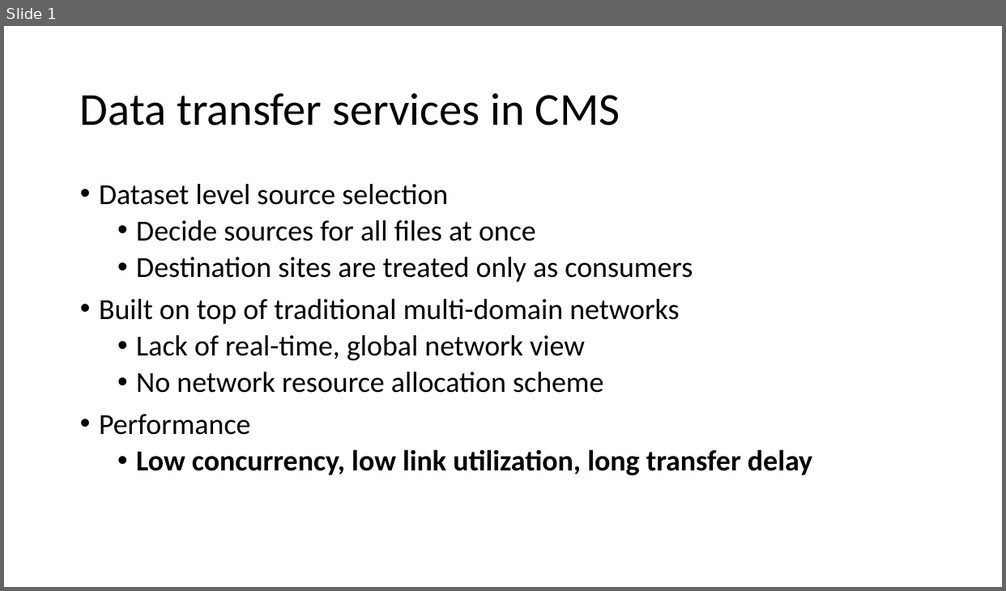
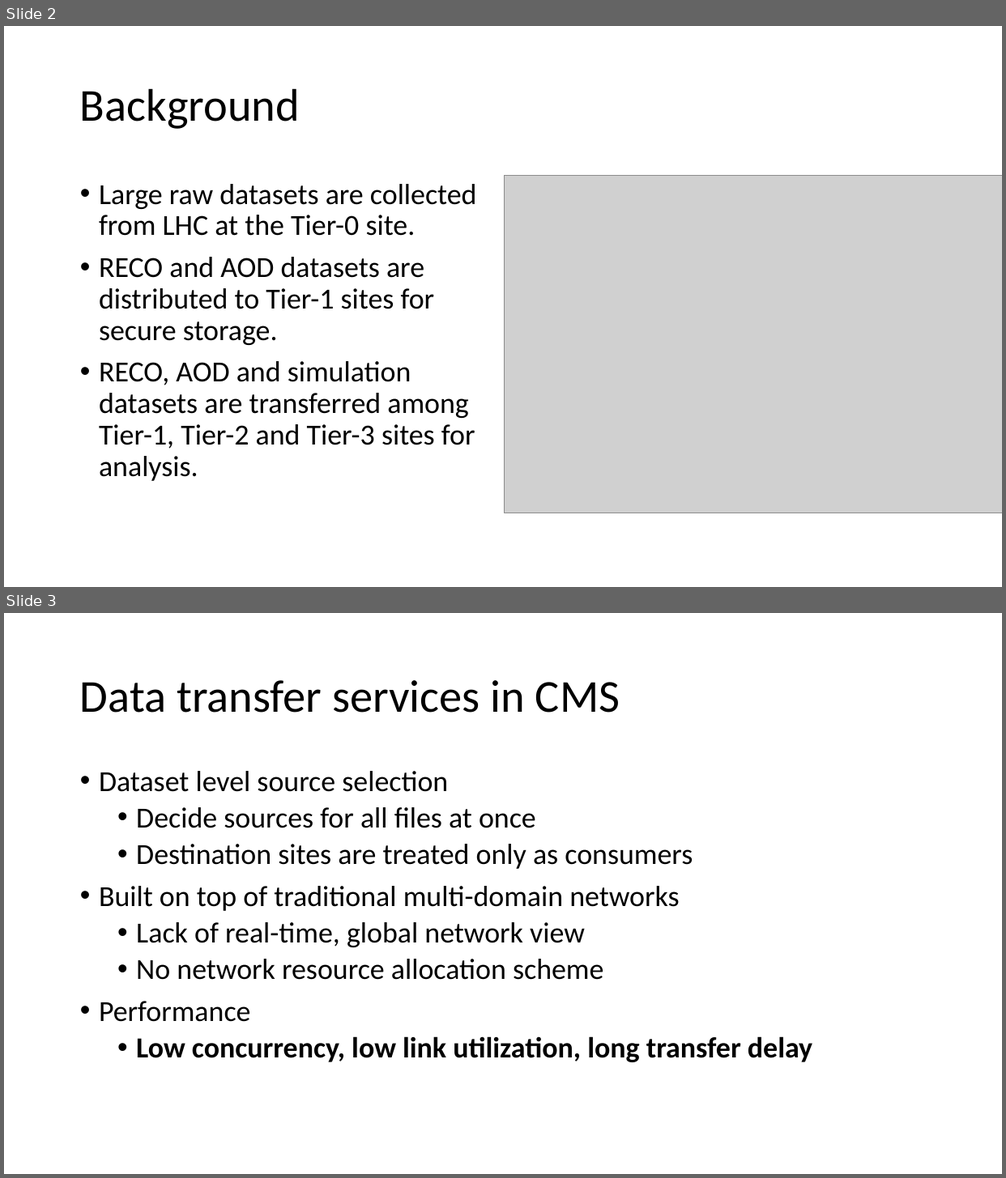
Before and after one commit to snlab/sc16, a slide deck: slides/cms-demo-v1.pptx. Shown one above the other, each under a label of ours: slide 1 before the commit, slides 2 and 3 after it. The pictures are 1006x591 and 1006x1178 pixels, drawn with LibreOffice and Linux fonts; fonts in the diff are those of the drawing; grey boxes stand for pictures. Boxes give left, top, right and bottom in pixels: in the first picture for what was removed or moved away, otherwise in the second. Text is boxed around its words. In the diff, an @@ line names an element or a change of style, - is before the commit and + after.

```diff
--- a/slides/cms-demo-v1.pptx
+++ b/slides/cms-demo-v1.pptx
@@ slide 2 added at (4,26,1002,587), background #FFFFFF @@
@@ title added at (80,88,300,129), 44 pt, text #000000 @@
+Background
@@ text added at (99,184,477,481), 28 pt, text #000000 @@
+• Large raw datasets are collected from LHC at the Tier-0 site.
+• RECO and AOD datasets are distributed to Tier-1 sites for secure storage.
+• RECO, AOD and simulation datasets are transferred among Tier-1, Tier-2 and Tier-3 sites for analysis.
@@ picture added at (504,176,1002,514) @@
@@ what was slide 1 is now slide 3 @@
```
Also in this commit, not shown: 7 slides changed, 3 other slides added, 2 slides removed.
